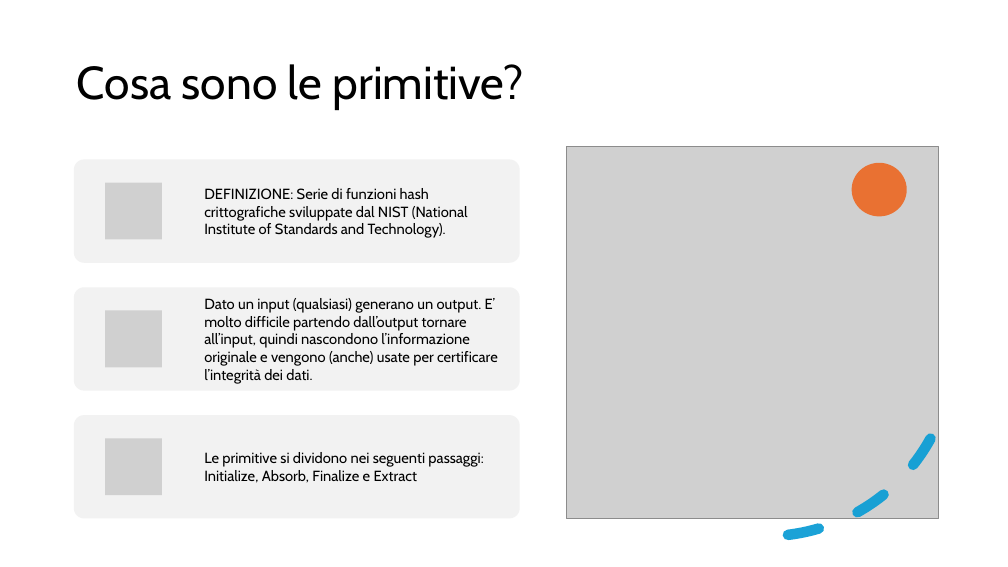
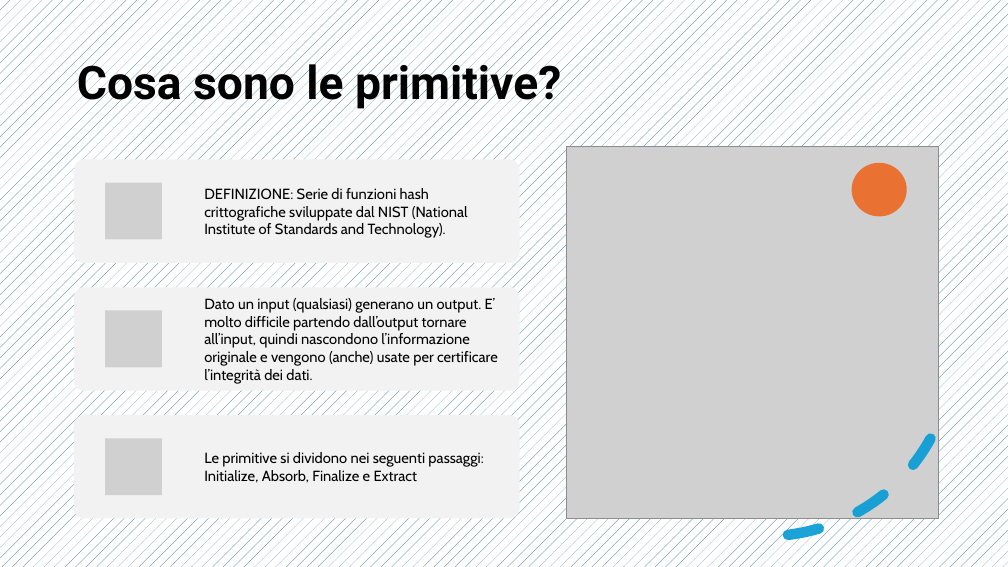
Before and after one commit to Ago19pc/keccak, a slide deck: slide 3 of PRESENTAZIONE.pptx. Drawn at 1008x567 pixels with LibreOffice and Linux fonts; fonts in the diff are those of the drawing; grey boxes stand for pictures. Boxes give left, top, right and bottom in pixels: in the first picture for what was removed or moved away, otherwise in the second. Text is boxed around its words. In the diff, an @@ line names an element or a change of style, - is before the commit and + after.

```diff
--- a/PRESENTAZIONE.pptx
+++ b/PRESENTAZIONE.pptx
@@ background #FFFFFF to pattern #156082 on #FFFFFF @@
@@ title "Cosa sono le primitive?" at box(77, 58, 561, 111): font Cabin to Roboto, bold on @@
```
Also in this commit, not shown: 4 other slides changed, 1 slide added, 1 slide removed, 2 other files.
